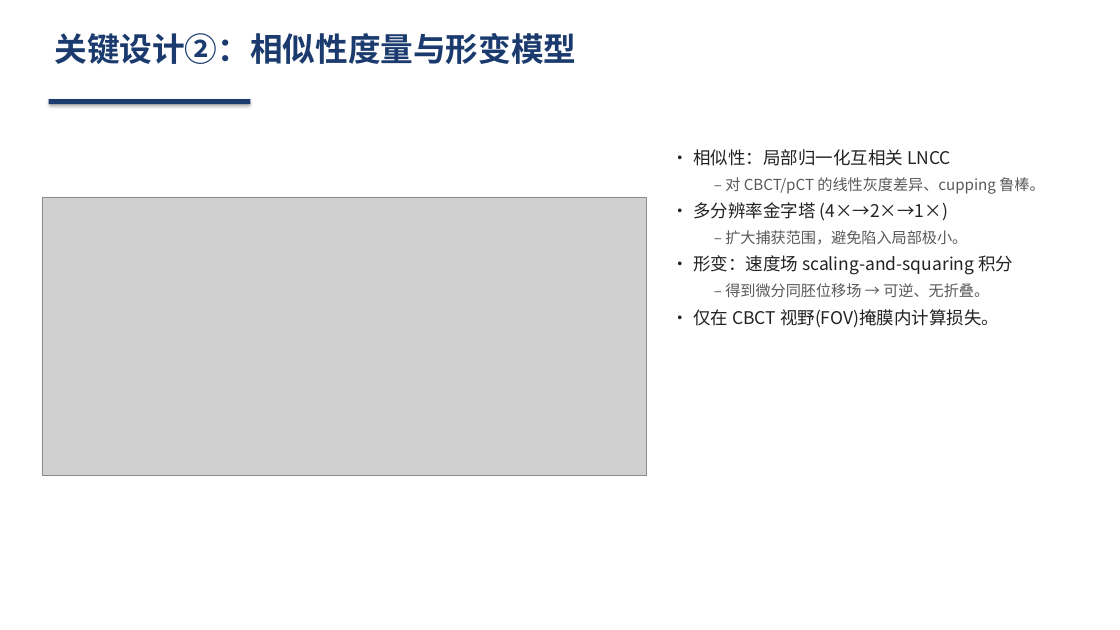
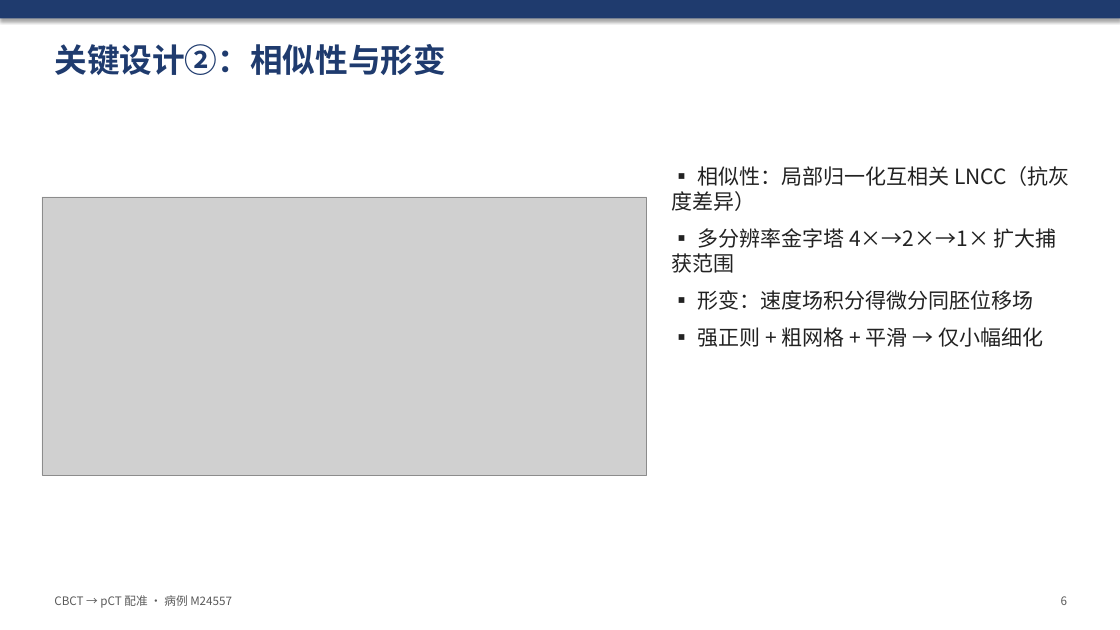
Before and after one commit to develop-yang/Task, a slide deck: slide 6 of results_sample/CBCT_pCT_配准汇报.pptx. Drawn at 1120x630 pixels with LibreOffice and Linux fonts; fonts in the diff are those of the drawing; grey boxes stand for pictures. Boxes give left, top, right and bottom in pixels: in the first picture for what was removed or moved away, otherwise in the second. Text is boxed around its words. In the diff, an @@ line names an element or a change of style, - is before the commit and + after.

```diff
--- a/results_sample/CBCT_pCT_配准汇报.pptx
+++ b/results_sample/CBCT_pCT_配准汇报.pptx
@@ rectangle added at (0,0,1120,18), fill #1F3B6E @@
@@ text at (54,44,446,75): text changed; text colour #1B3B6F to #1F3B6E @@
-关键设计②：相似性度量与形变模型
+关键设计②：相似性与形变
@@ rectangle removed at (49,99,250,104) @@
@@ text at (672,166,1070,347): text changed; size 15 to 18 pt @@
-• 相似性：局部归一化互相关 LNCC
-  – 对 CBCT/pCT 的线性灰度差异、cupping 鲁棒。
-• 多分辨率金字塔 (4×→2×→1×)
-  – 扩大捕获范围，避免陷入局部极小。
-• 形变：速度场 scaling-and-squaring 积分
-  – 得到微分同胚位移场 → 可逆、无折叠。
-• 仅在 CBCT 视野(FOV)掩膜内计算损失。
+▪ 相似性：局部归一化互相关 LNCC（抗灰度差异）
+▪ 多分辨率金字塔 4×→2×→1× 扩大捕获范围
+▪ 形变：速度场积分得微分同胚位移场
+▪ 强正则 + 粗网格 + 平滑 → 仅小幅细化
@@ text added at (54,595,232,608), 10 pt, text #5A5A5A @@
+CBCT → pCT 配准 · 病例 M24557
@@ text added at (1061,596,1067,605), 10 pt, text #5A5A5A @@
+6
```
Also in this commit, not shown: 8 other slides changed, 1 slide added, 1 slide removed, 9 other files.
